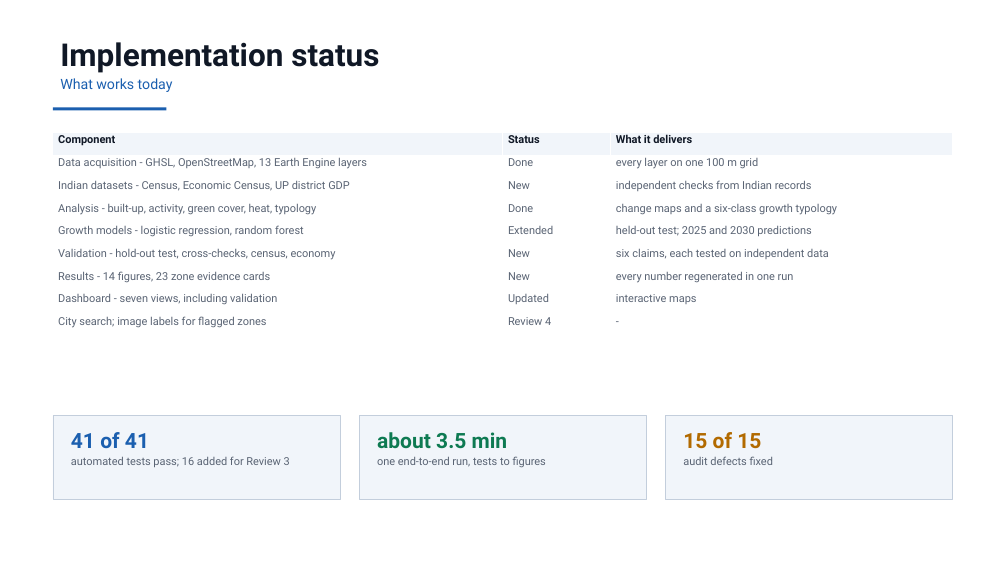
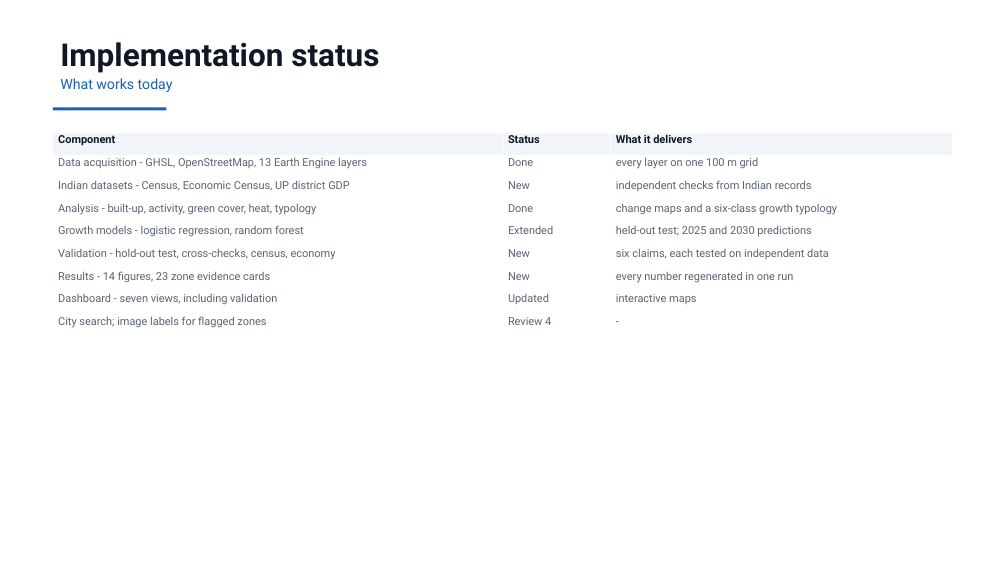
Before and after one commit to Preygle/satellite-ecomony-predection, a slide deck: slide 4 of docs/Review3_Panel_Presentation.pptx. Drawn at 1008x567 pixels with LibreOffice and Linux fonts; fonts in the diff are those of the drawing. Boxes give left, top, right and bottom in pixels: in the first picture for what was removed or moved away, otherwise in the second. Text is boxed around its words. In the diff, an @@ line names an element or a change of style, - is before the commit and + after.

Commit message:
docs: update review 3 presentation

```diff
--- a/docs/Review3_Panel_Presentation.pptx
+++ b/docs/Review3_Panel_Presentation.pptx
@@ rectangle removed at <box>53,416,340,499</box> @@
@@ rectangle removed at <box>359,416,647,499</box> @@
@@ rectangle removed at <box>665,416,953,499</box> @@
@@ text removed at <box>71,432,290,467</box> @@
-41 of 41
-automated tests pass; 16 added for Review 3
@@ text removed at <box>377,432,546,467</box> @@
-about 3.5 min
-one end-to-end run, tests to figures
@@ text removed at <box>683,432,773,465</box> @@
-15 of 15
-audit defects fixed
```
Also in this commit, not shown: 10 other slides changed, 3 slides added, 3 slides removed.
